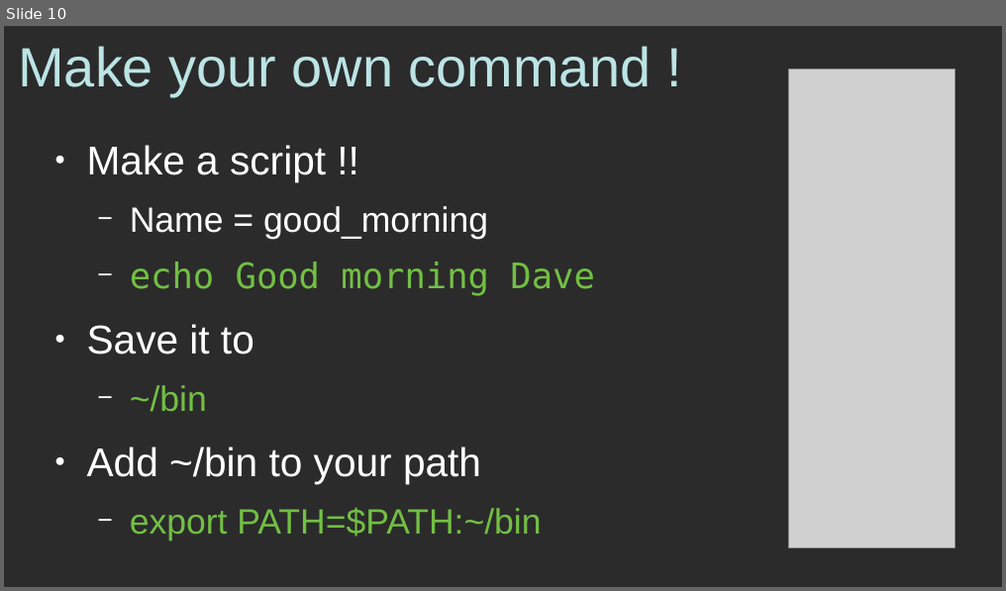
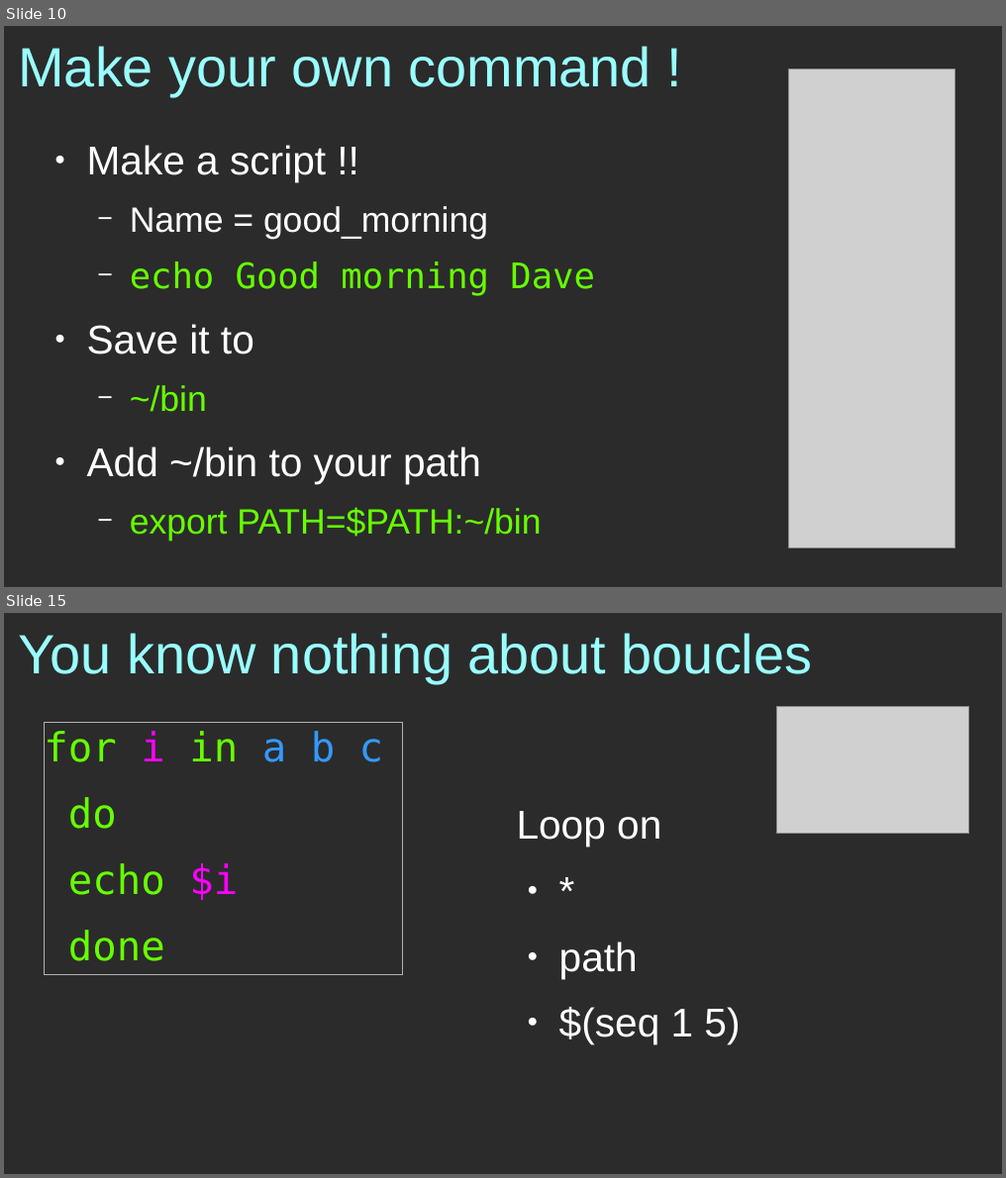
Before and after one commit to 3nrique0/tutorials, a slide deck: qse_qsub/qsub.odp. Shown one above the other, each under a label of ours: slide 10 before the commit, slides 10 and 15 after it; the slides between them are not shown. The pictures are 1006x591 and 1006x1178 pixels, drawn with LibreOffice and Linux fonts; fonts in the diff are those of the drawing; grey boxes stand for pictures; background and template pictures are left out; a plain dark background stands for a picture behind light text. Boxes give left, top, right and bottom in pixels: in the first picture for what was removed or moved away, otherwise in the second. Text is boxed around its words. In the diff, an @@ line names an element or a change of style, - is before the commit and + after.

```diff
--- a/qse_qsub/qsub.odp
+++ b/qse_qsub/qsub.odp
@@ slide 15 added at box(4, 613, 1002, 1174), background picture (left out) @@
@@ title added at box(18, 633, 813, 683), 44 pt, text #99FFFF @@
+You know nothing about boucles
@@ text added at box(44, 722, 402, 975), outline #B2B2B2 0 pt, 32 pt, text #66FF00 @@
+for i in a b c
+do
+echo $i
+done
@@ picture added at box(777, 706, 969, 834) @@
@@ text added at box(517, 811, 740, 1045), 32 pt, text #FFFFFF @@
+Loop on
+● *
+● path
+● $(seq 1 5)
@@ slide 10 changed as well @@
@@ title "Make your own command !" at box(18, 46, 651, 96): text colour #BCE4E5 to #99FFFF @@
@@ text at box(130, 262, 594, 541): text colour #72BF44 to #66FF00 in "echo Good morning Dave", "~/bin", "export PATH=$PATH:~/bin" @@
```
Also in this commit, not shown: 9 other slides changed, 5 other slides added.
